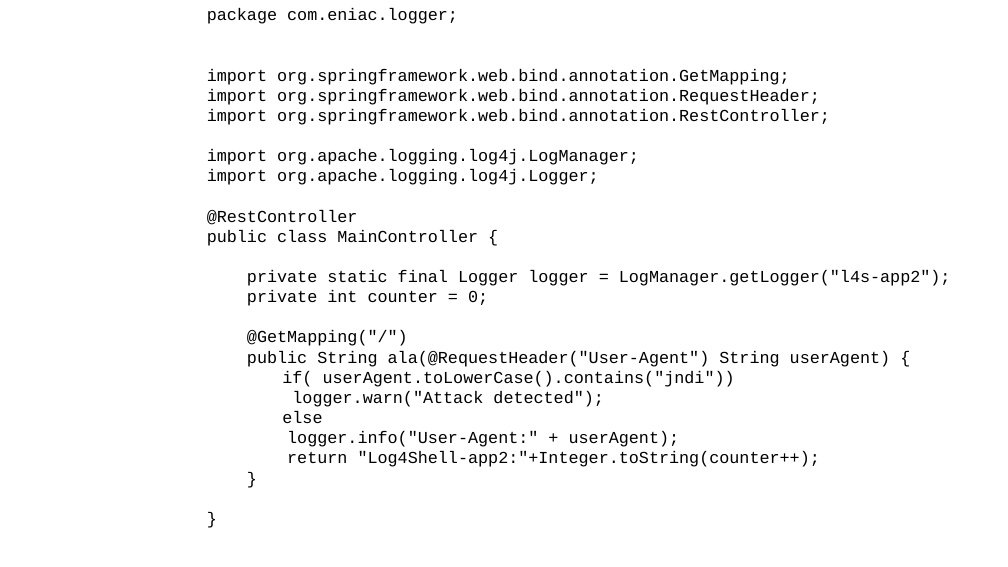
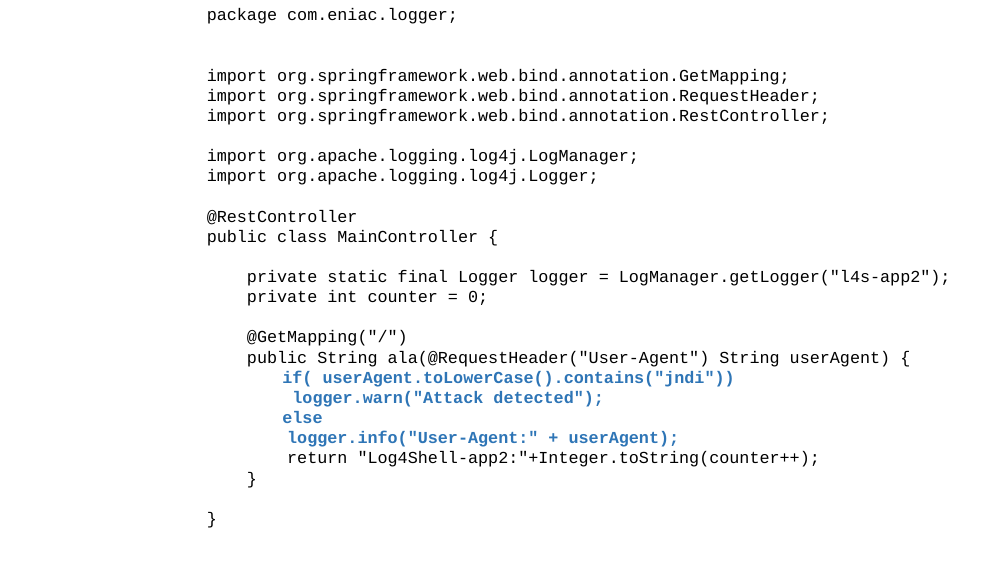
Before and after one commit to sowa-gregory/log4shell, a slide deck: slide 17 of log4shell_admindays.pptx (slide 14 before the commit). Drawn at 1008x567 pixels with LibreOffice and Linux fonts; fonts in the diff are those of the drawing; background and template pictures are left out. Boxes give left, top, right and bottom in pixels: in the first picture for what was removed or moved away, otherwise in the second. Text is boxed around its words. In the diff, an @@ line names an element or a change of style, - is before the commit and + after.

```diff
--- a/log4shell_admindays.pptx
+++ b/log4shell_admindays.pptx
@@ text at [282, 370, 735, 447]: text colour #000000 to #2E75B6, bold on in "if( userAgent.toLowerCase().contains("jndi"))", "logger.warn("Attack detected");", "else", "logger.info("User-Agent:" + userAgent);" @@
```
Also in this commit, not shown: 1 other slide changed, 15 slides added, 5 slides removed, 1 other file.
